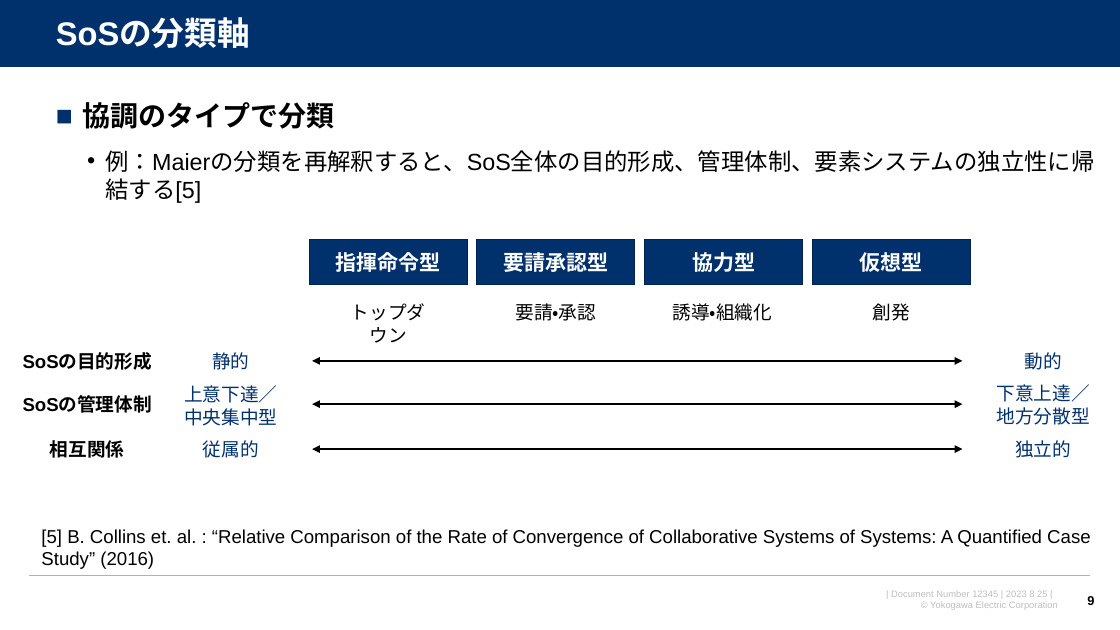
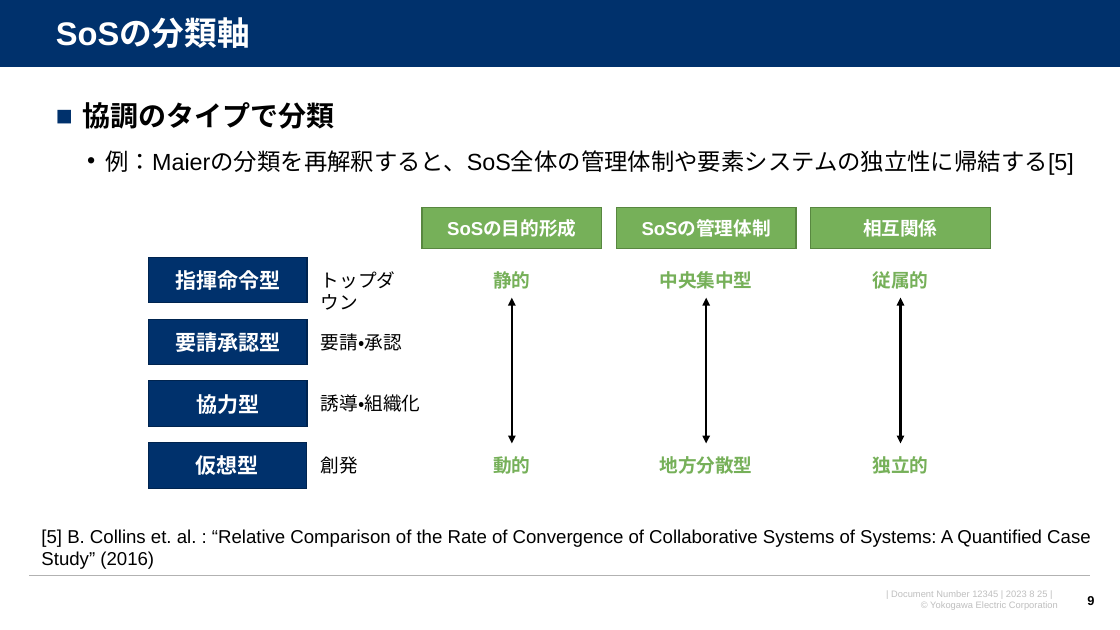
Before and after one commit to watarukumagai-git/opt, a slide deck: slide 9 of SoS/230825_SoS分科会第6回進め方のご相談_rev.0.pptx. Drawn at 1120x630 pixels with LibreOffice and Linux fonts; fonts in the diff are those of the drawing; background and template pictures are left out. Boxes give left, top, right and bottom in pixels: in the first picture for what was removed or moved away, otherwise in the second. Text is boxed around its words. In the diff, an @@ line names an element or a change of style, - is before the commit and + after.

```diff
--- a/SoS/230825_SoS分科会第6回進め方のご相談_rev.0.pptx
+++ b/SoS/230825_SoS分科会第6回進め方のご相談_rev.0.pptx
@@ text at <box>105,150,1074,175</box>: text changed @@
-  • 例：Maierの分類を再解釈すると、SoS全体の目的形成、管理体制、要素システムの独立性に帰結する[5]
+  • 例：Maierの分類を再解釈すると、SoS全体の管理体制や要素システムの独立性に帰結する[5]
@@ rectangle "SoSの目的形成": place and size @@
-rectangle "SoSの目的形成" at <box>23,353,152,370</box>
+rectangle "SoSの目的形成" at <box>422,208,602,249</box>
@@ text colour #000000 to #FFFFFF; vertical alignment top to middle; fill none to #76B059; outline none to #588740 1 pt in 3 elements at <box>422,208,602,249</box>, <box>811,208,991,249</box>, <box>617,208,797,249</box> @@
@@ rectangle "SoSの管理体制": place and size @@
-rectangle "SoSの管理体制" at <box>23,396,152,415</box>
+rectangle "SoSの管理体制" at <box>617,208,797,249</box>
@@ rectangle "相互関係": place and size @@
-rectangle "相互関係" at <box>50,440,124,458</box>
+rectangle "相互関係" at <box>811,208,991,249</box>
@@ rectangle "指揮命令型": place and size @@
-rectangle "指揮命令型" at <box>309,239,467,285</box>
+rectangle "指揮命令型" at <box>149,257,307,302</box>
@@ text "トップダウン": place and size @@
-text "トップダウン" at <box>351,303,425,343</box>
+text "トップダウン" at <box>321,271,395,310</box>
@@ text "静的": place and size @@
-text "静的" at <box>212,352,249,370</box>
+text "静的" at <box>493,271,530,289</box>
@@ text "従属的": place and size @@
-text "従属的" at <box>203,440,259,458</box>
+text "従属的" at <box>873,271,929,289</box>
@@ double arrow moved from (313, 361) - (963, 361) to (512, 297) - (512, 444) @@
@@ text at <box>660,271,753,289</box>: text changed; text colour #00316C to #76B059; bold on @@
-上意下達／中央集中型
+中央集中型
@@ double arrow added from (707, 297) to (707, 444), #000000 2.25 pt @@
@@ double arrow added from (901, 297) to (901, 444), #000000 2.25 pt @@
@@ rectangle "要請承認型": place and size @@
-rectangle "要請承認型" at <box>477,239,635,285</box>
+rectangle "要請承認型" at <box>149,319,307,365</box>
@@ text "要請・承認": place and size @@
-text "要請・承認" at <box>515,303,596,321</box>
+text "要請・承認" at <box>321,333,402,351</box>
@@ rectangle "協力型": place and size @@
-rectangle "協力型" at <box>644,239,802,285</box>
+rectangle "協力型" at <box>149,381,307,426</box>
@@ text "誘導・組織化": place and size @@
-text "誘導・組織化" at <box>673,303,772,321</box>
+text "誘導・組織化" at <box>321,394,420,412</box>
@@ double arrow removed from (313, 404) to (963, 404) @@
@@ rectangle "仮想型": place and size @@
-rectangle "仮想型" at <box>812,239,970,285</box>
+rectangle "仮想型" at <box>149,443,307,488</box>
@@ alignment centre to left in 4 elements at <box>321,271,395,310</box>, <box>321,333,402,351</box>, <box>321,394,420,412</box>, <box>321,456,358,474</box> @@
@@ text "創発": place and size @@
-text "創発" at <box>872,303,909,321</box>
+text "創発" at <box>321,456,358,474</box>
@@ double arrow removed from (313, 450) to (963, 450) @@
@@ text "動的": place and size @@
-text "動的" at <box>1025,352,1062,370</box>
+text "動的" at <box>493,456,530,474</box>
@@ text at <box>660,456,753,474</box>: text changed; text colour #00316C to #76B059; bold on @@
-下意上達／地方分散型
+地方分散型
@@ text colour #00316C to #76B059, bold on in 4 elements at <box>873,271,929,289</box>, <box>493,456,530,474</box>, <box>493,271,530,289</box>, <box>873,456,929,474</box> @@
@@ text "独立的": place and size @@
-text "独立的" at <box>1015,440,1071,458</box>
+text "独立的" at <box>873,456,929,474</box>
```
Also in this commit, not shown: 1 other slide changed, 1 slide added.
